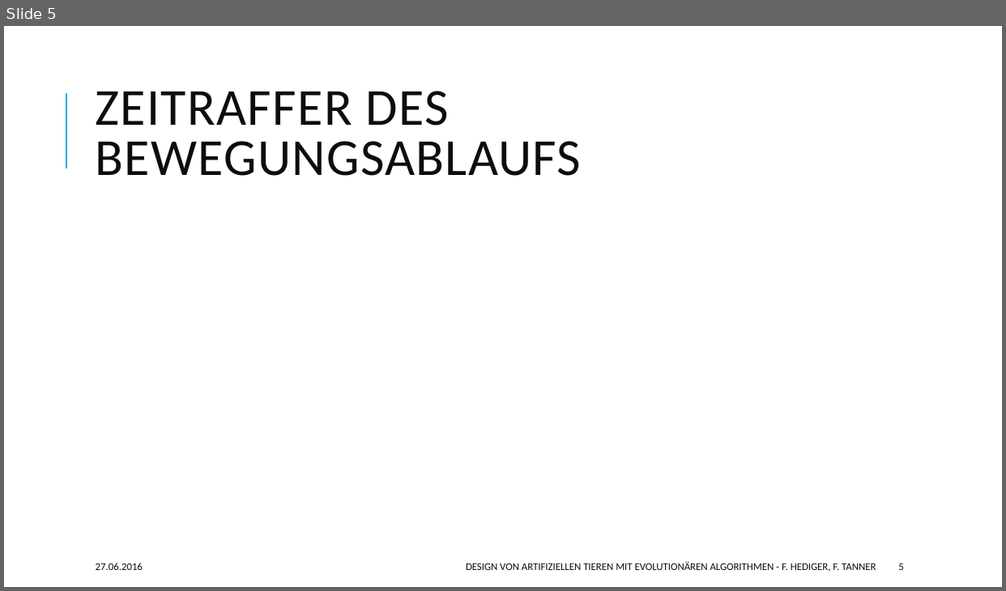
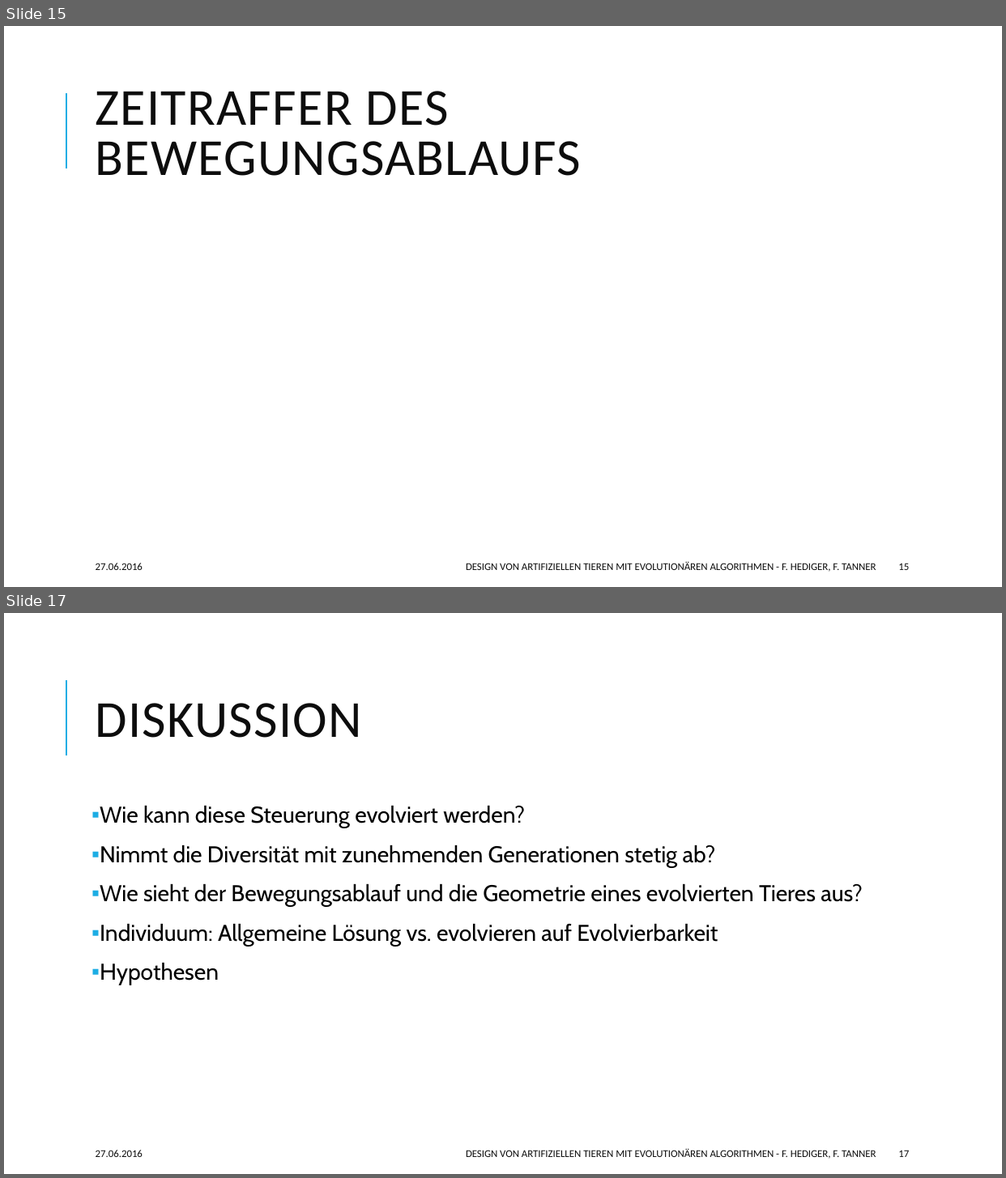
Before and after one commit to hedigerf/evolut, a slide deck: evolutdoc/presentation.pptx. Shown one above the other, each under a label of ours: slide 5 before the commit, slides 15 and 17 after it; the slides between them are not shown. The pictures are 1006x591 and 1006x1178 pixels, drawn with LibreOffice and Linux fonts; fonts in the diff are those of the drawing. Boxes give left, top, right and bottom in pixels: in the first picture for what was removed or moved away, otherwise in the second. Text is boxed around its words. In the diff, an @@ line names an element or a change of style, - is before the commit and + after.

```diff
--- a/evolutdoc/presentation.pptx
+++ b/evolutdoc/presentation.pptx
@@ slide 17 added at [4, 613, 1002, 1174], background #FFFFFF; not listed: 1 template element that a slide beside it also shows @@
@@ title added at [96, 703, 362, 738], 50 pt, text #0D0D0D @@
+DISKUSSION
@@ text added at [100, 805, 862, 986], 22 pt, text #000000 @@
+▪ Wie kann diese Steuerung evolviert werden?
+▪ Nimmt die Diversität mit zunehmenden Generationen stetig ab?
+▪ Wie sieht der Bewegungsablauf und die Geometrie eines evolvierten Tieres aus?
+▪ Individuum: Allgemeine Lösung vs. evolvieren auf Evolvierbarkeit
+▪ Hypothesen
@@ text added at [96, 1150, 143, 1157], 10 pt, text #0D0D0D @@
+27.06.2016
@@ text added at [466, 1149, 876, 1159], 10 pt, text #0D0D0D @@
+DESIGN VON ARTIFIZIELLEN TIEREN MIT EVOLUTIONÄREN ALGORITHMEN - F. HEDIGER, F. TANNER
@@ page number added at [898, 1150, 909, 1157], 10 pt, text #0D0D0D @@
+17
@@ what was slide 5 is now slide 15 @@
@@ page number at [898, 563, 909, 570]: text changed @@
-5
+15
```
Also in this commit, not shown: 6 slides changed, 9 other slides added.
